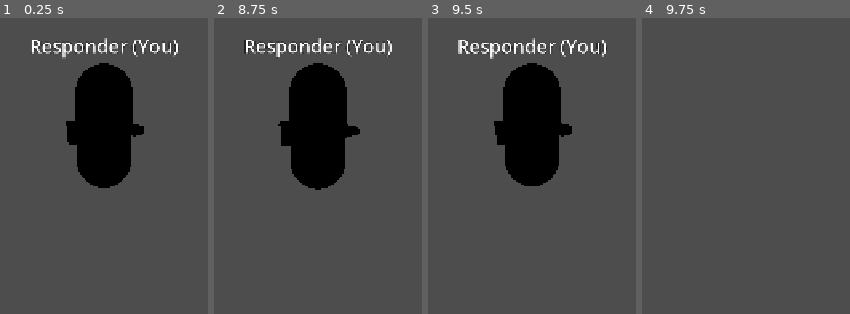
Above: before the commit, frames 1-4 (left to right).
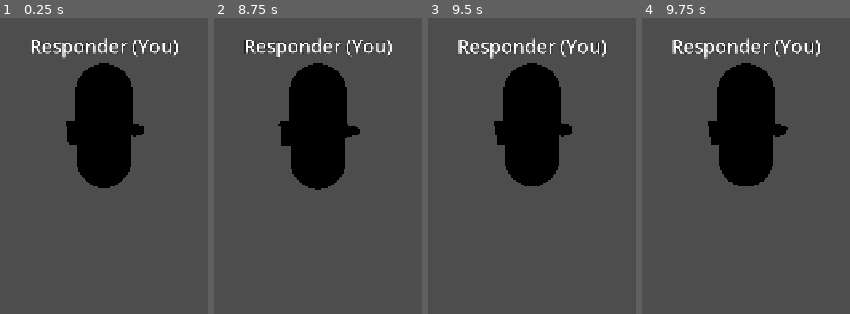
Above: after the commit, the same moments.

Repository: GodotGarden/search-and-rescue
Game: Godot game, scene res://scenes/player/Responder.tscn
The game is run twice, just before and just after one commit, with the same random seed, the same clock (stepped at 60 frames per second) and the same inputs. This scene is started directly instead of the project's main scene.
Inputs (mouse positions are in pixels of both pictures, inside the frame that each line leads up to):
- Up to frame 1 (0.25 s): no input
- Up to frame 2 (8.75 s): tap Enter at 0.5, 2, 3.5 s; move the mouse to (361, 86) at 0.52 s; hold 1 (equip_tool_1) 0.53-1.28 s; hold W (move_forward) 0.53-5.78 s; tap Space (jump) at 0.77, 1.25, 1.52, 2.75, 3.02, 3.77, 4.25, 4.52, 6.02, 6.77, 7.52 s; tap 2 (equip_tool_2) at 0.8, 1.35, 3.8, 4.35, 6.8 s; move the mouse to (278, 92) at 1.27 s; tap 3 (equip_tool_3) at 1.55, 4.55, 7.55 s; move the mouse to (338, 80) at 2.02 s; hold 3 (equip_tool_3) 2.03-2.78 s; tap E (interact) at 2.3, 2.85, 5.3, 5.85, 8.3 s; move the mouse to (307, 94) at 2.77 s; tap 1 (equip_tool_1) at 3.05, 6.05, 7.35 s; move the mouse to (378, 94) at 3.52 s; hold 1 (equip_tool_1) 3.53-4.28 s; tap Escape (cancel) at 4.15 s; move the mouse to (257, 83) at 4.27 s; move the mouse to (328, 89) at 5.02 s; hold 3 (equip_tool_3) 5.03-5.78 s; move the mouse to (288, 80) at 5.77 s; hold D (move_right) 5.78-6.53 s; move the mouse to (361, 86) at 6.52 s; hold Shift (sprint) 6.53-7.28 s; hold W (move_forward) from 6.53 s (still down); move the mouse to (278, 92) at 7.27 s; move the mouse to (338, 80) at 8.02 s; hold 2 (equip_tool_2) from 8.03 s (still down)
- Up to frame 3 (9.5 s): move the mouse to (521, 94) at 8.77 s; release W (move_forward) at 8.78 s; release 2 (equip_tool_2) at 8.78 s; hold A (move_left) from 8.78 s (still down); tap 3 (equip_tool_3) at 8.85 s; tap Space (jump) at 9.02 s; tap 1 (equip_tool_1) at 9.05 s
- Up to frame 4 (9.75 s): move the mouse to (806, 94) at 9.52 s; release A (move_left) at 9.53 s; hold W (move_forward) from 9.53 s (still down); hold E (interact) from 9.53 s (still down)

Frames 1-3 are identical in both runs. In frame 4, 12% of the frame differs, in the area x 14-87%, y 6-57%.

Commit message:
Route tool input through local HUD

Diff:
--- a/scenes/main/main.gd
+++ b/scenes/main/main.gd
@@ -63,7 +63,7 @@
 	responder.set_display_name(display_name)
 	active_world.get_node("Players").add_child(responder)
 	responder.global_transform = active_world.get_spawn_transform(spawn_index)
-	if peer_id == multiplayer.get_unique_id():
+	if responder.is_multiplayer_authority():
 		hud.set_local_responder(responder)
 		responder.equipped_tool_changed.connect(hud.set_equipped_tool)
 		responder.tool_used.connect(hud.use_equipped_tool)
--- a/scenes/ui/prototype_hud.gd
+++ b/scenes/ui/prototype_hud.gd
@@ -13,6 +13,7 @@
 
 var _local_responder: Node3D
 var _equipped_tool := 0
+var _local_authority := 0
 
 
 func _ready() -> void:
@@ -22,6 +23,7 @@
 
 func set_local_responder(responder: Node3D) -> void:
 	_local_responder = responder
+	_local_authority = responder.get_multiplayer_authority() if responder != null else 0
 	if responder == null:
 		map_overlay.visible = false
 		compass_overlay.visible = false
@@ -47,6 +49,30 @@
 		else:
 			Input.mouse_mode = Input.MOUSE_MODE_VISIBLE
 		get_viewport().set_input_as_handled()
+		return
+	if event.is_action_pressed("equip_tool_1"):
+		_select_tool(0)
+	elif event.is_action_pressed("equip_tool_2"):
+		_select_tool(1)
+	elif event.is_action_pressed("equip_tool_3"):
+		_select_tool(2)
+	elif event.is_action_pressed("interact"):
+		_local_responder.use_equipped_tool(true)
+	else:
+		return
+	get_viewport().set_input_as_handled()
+
+
+func _input(event: InputEvent) -> void:
+	if not is_instance_valid(_local_responder):
+		return
+	if event.is_action_released("interact"):
+		_local_responder.use_equipped_tool(false)
+
+
+func _select_tool(tool: int) -> void:
+	_local_responder.equip_tool(tool)
+	set_equipped_tool(tool)
 
 
 func set_equipped_tool(tool: int) -> void:
@@ -65,5 +91,5 @@
 
 func set_session_info(role: String, status: String, player_count: int) -> void:
 	$Readout/Margin/Rows/RoleLabel.text = "%s — %s" % [role, status]
-	$Readout/Margin/Rows/DebugLabel.text = "Players: %d / 2" % player_count
+	$Readout/Margin/Rows/DebugLabel.text = "Players: %d / 2 — tool peer: %d" % [player_count, _local_authority]
 	$EndSessionButton.visible = role == "Host"
--- a/scripts/player/responder.gd
+++ b/scripts/player/responder.gd
@@ -52,26 +52,6 @@
 	if event.is_action_pressed("toggle_mouse_capture"):
 		Input.mouse_mode = Input.MOUSE_MODE_VISIBLE if Input.mouse_mode == Input.MOUSE_MODE_CAPTURED else Input.MOUSE_MODE_CAPTURED
 		return
-	if event.is_action_pressed("equip_tool_1"):
-		_equip_tool(Tool.BINOCULARS)
-		return
-	if event.is_action_pressed("equip_tool_2"):
-		_equip_tool(Tool.MAP)
-		return
-	if event.is_action_pressed("equip_tool_3"):
-		_equip_tool(Tool.COMPASS)
-		return
-	if event.is_action_pressed("interact"):
-		if _equipped_tool == Tool.BINOCULARS:
-			_set_binoculars_active(true)
-		else:
-			tool_used.emit(_equipped_tool)
-		get_viewport().set_input_as_handled()
-		return
-	if event.is_action_released("interact") and _equipped_tool == Tool.BINOCULARS:
-		_set_binoculars_active(false)
-		get_viewport().set_input_as_handled()
-		return
 	if event is InputEventMouseMotion and Input.mouse_mode == Input.MOUSE_MODE_CAPTURED:
 		rotate_y(-event.relative.x * mouse_sensitivity)
 		_look_pitch = clampf(_look_pitch - event.relative.y * mouse_sensitivity, -CAMERA_PITCH_LIMIT, CAMERA_PITCH_LIMIT)
@@ -111,12 +91,19 @@
 	return _equipped_tool
 
 
-func _equip_tool(tool: Tool) -> void:
+func equip_tool(tool: Tool) -> void:
 	if _equipped_tool == tool:
 		return
 	_set_binoculars_active(false)
 	_equipped_tool = tool
 	equipped_tool_changed.emit(tool)
+
+
+func use_equipped_tool(pressed: bool) -> void:
+	if _equipped_tool == Tool.BINOCULARS:
+		_set_binoculars_active(pressed)
+	elif pressed:
+		tool_used.emit(_equipped_tool)
 
 
 func set_display_name(display_name: String) -> void:
